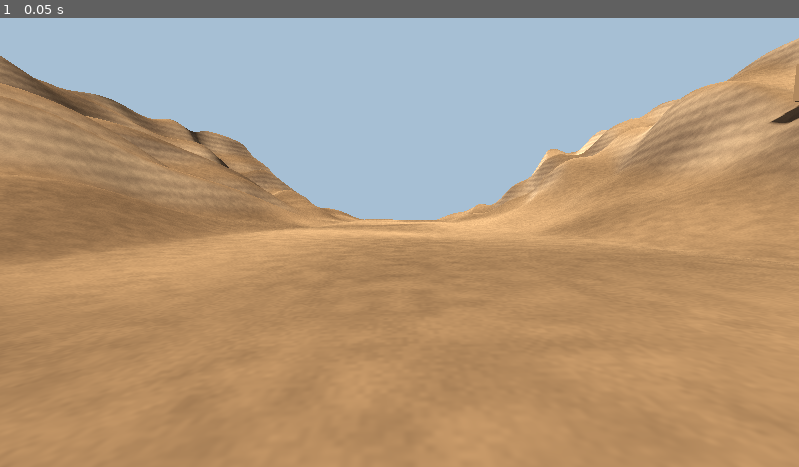
Above: before the commit, frame 1.
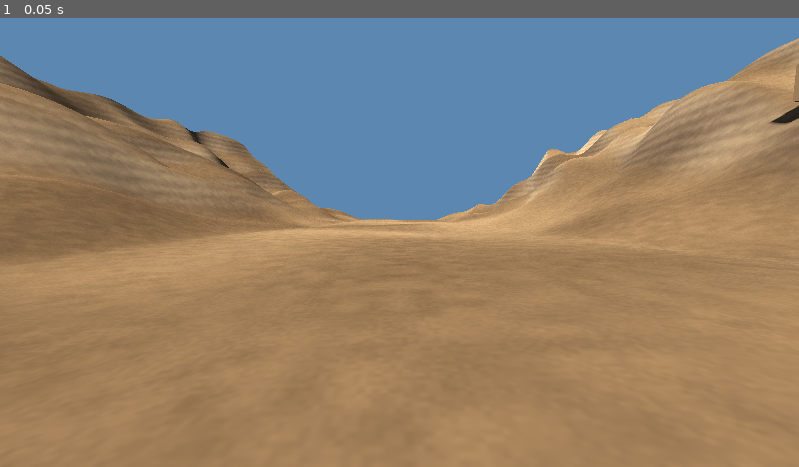
Above: after the commit, the same moment.

Repository: oyvind37-cpu/Arkeologens-reise-V2
Game: Godot game, scene res://valley_200m.tscn
Same seed, same stepped clock (60 frames per second), same inputs: the game is played once before the commit and once after it.
Inputs:
- Up to frame 1 (0.05 s): no input

The runs differ from the first frame. In frame 1, 30% of the frame differs, in the area x 0-100%, y 0-49%.

Commit message:
Tune Egypt sky to deeper blue and reduce flat ambient fill

Diff:
--- a/egypt_200m/valley_200m.gd
+++ b/egypt_200m/valley_200m.gd
@@ -112,10 +112,10 @@
 	world.name = "EgyptAtmosphere"
 	var env := Environment.new()
 	env.background_mode = Environment.BG_COLOR
-	env.background_color = Color(0.65, 0.75, 0.83)
+	env.background_color = Color(0.36, 0.53, 0.69)
 	env.ambient_light_source = Environment.AMBIENT_SOURCE_COLOR
-	env.ambient_light_color = Color(0.78, 0.80, 0.85)
-	env.ambient_light_energy = 0.35
+	env.ambient_light_color = Color(0.66, 0.73, 0.83)
+	env.ambient_light_energy = 0.25
 	env.tonemap_mode = Environment.TONE_MAPPER_FILMIC
 	world.environment = env
 	add_child(world)
